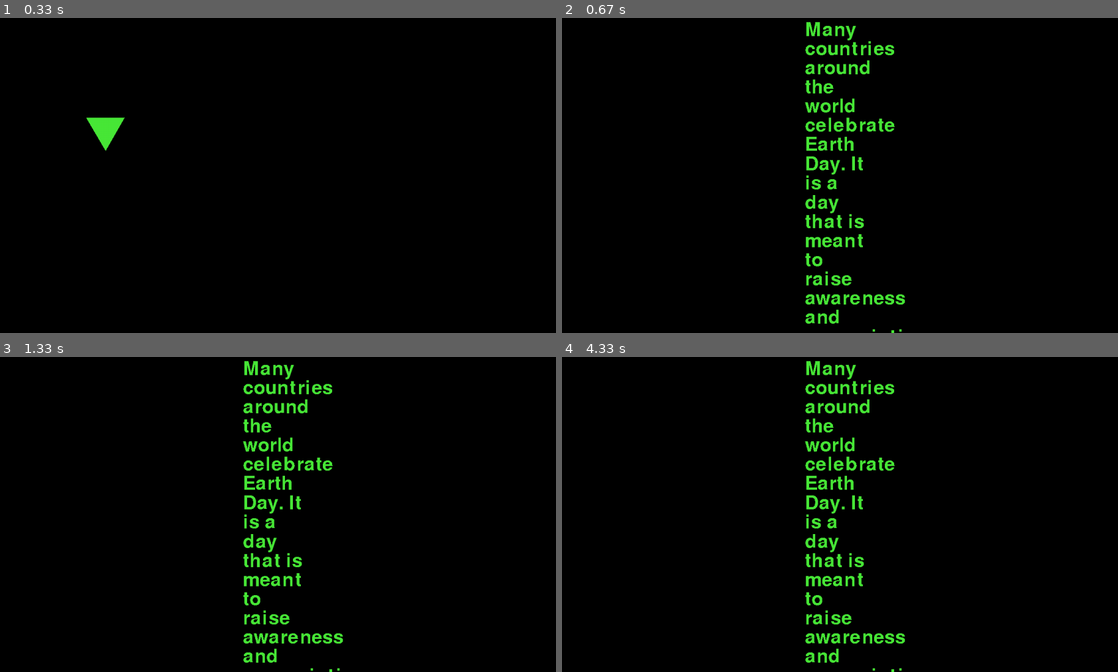
Above: before the commit, frames 1-4 (two rows, left to right).
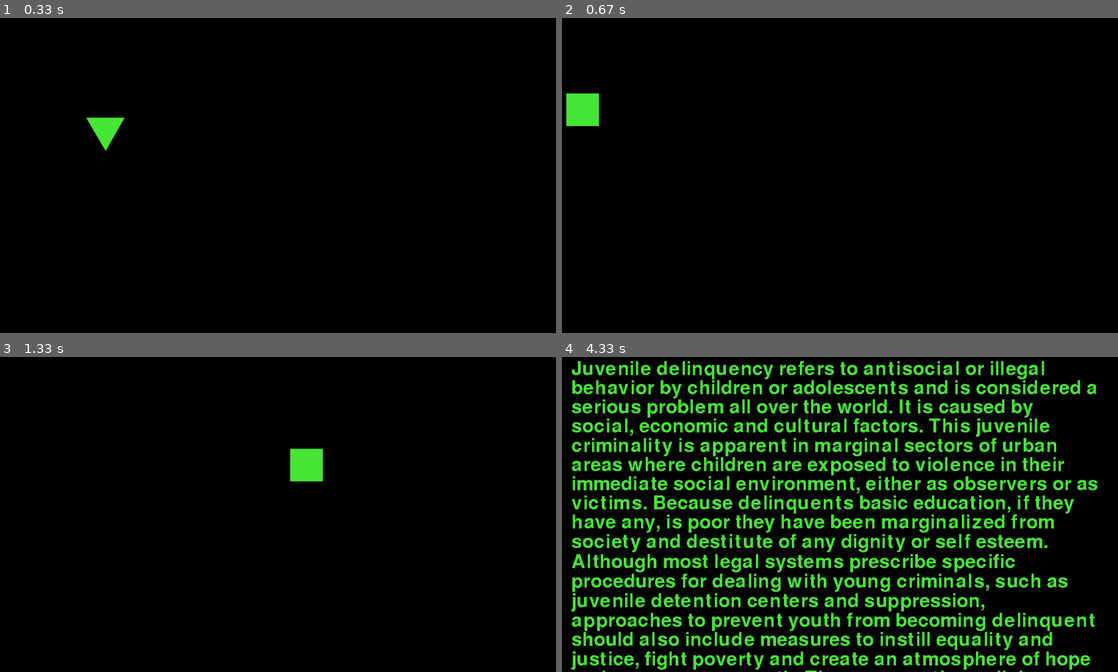
Above: after the commit, the same moments.

Repository: BaiYunpeng1949/Ada_text_amount
Game: pygame game, started from main.py
Two runs of this game, one before a commit and one after it. Both use one fixed random seed, a clock stepped at 60 frames per second and the inputs below.
Inputs:
- Up to frame 1 (0.33 s): no input
- Up to frame 2 (0.67 s): hold Up from 0.33 s (still down)
- Up to frame 3 (1.33 s): release Up at 0.8 s
- Up to frame 4 (4.33 s): hold Down 3.83-4.3 s

Frame 1 is identical in both runs. In frame 2, 4.1% of the frame differs, in the area x 0-62%, y 1-100%; in frame 3, 3.9%; in frame 4, 29%, in the area x 1-97%, y 1-100%.

Commit message:
Updated the introduction in README, and added the PRESENT_ALL mode, then tested the pilot mode. All good! The next step is conducting pilot studies! Special thanks to Zhou Chen.

Diff:
--- a/Ada_pygame_prototype.py
+++ b/Ada_pygame_prototype.py
@@ -4,10 +4,7 @@
 import pygame
 import numpy as np
 
-# TODO: find appropriate(interesting) reading materials that have comprehension questions. Found something here: https://www.myenglishpages.com/english/reading.php
-# TODO: the input texts' formats need to contain a space bar after every sentence. Change the code to recognize captal font in the future.
 # Avoid using string magic words. Declare global variables.
-
 # For prototypes.
 GAP_COUNT_TASK = "count task"
 GAP_MATH_TASK = "math task"
@@ -86,14 +83,20 @@
         self.texts = self.read_from_file()
         self.index_content_texts = 0
         self.texts_chunks = []
+
         self.marks = [",", ".", "!", "?", ";", ":", "'"]
         self.threshold_bottom_num_text_reserve_sentence = 3     # If the words are less than 3, then reserve this sentence.
         self.threshold_top_num_text_abandon_sentence = 5        # If the words are more than 5, then abandon this sentence.
-        self.log_actual_amounts_texts = []
-        self.log_time_elapsed_read_text_mode_manual = []           # Store participants' reading speed: how many time for a certain amount of words.
-        self.log_time_elapsed_read_text_mode_rsvp = []
+
         self.wps_dynamical_duration_text = 3    # Words per second for dynamically changing duration of text reading at different text chunks.
         self.offset_seconds_dynamical_duration_text = 2     # The unit is second.
+
+        self.num_lines_scrolled_press_keys_present_all = 3      # This variable determines the number of lines that will be scrolled up or down with a single key press.
+        self.num_scrolling_press_keys_present_all = 0    # This variable will record the current number of scrolling operations, positive numbers negative numbers mean scrolling up and down.
+
+        self.log_actual_amounts_texts = []
+        self.log_time_elapsed_read_text_mode_manual = []  # Store participants' reading speed: how many time for a certain amount of words.
+        self.log_time_elapsed_read_text_mode_rsvp = []
 
         # Parameters for subtask type 2: count task.
         self.timer_count_gap_task = 0
@@ -170,6 +173,18 @@
                             # Collect the time spent on the certain amount of text.
                             self.log_time_elapsed_read_text_mode_manual.append(self.timer_elapsed_read_text_mode_manual)
                             self.timer_elapsed_read_text_mode_manual = 0
+                    # On the present-all mode, use up and down keys to scroll the texts.
+                    elif event.key == pygame.K_UP or event.key == pygame.K_DOWN:
+                        if self.is_text_showing and self.mode_text_update is MODE_PRESENT_ALL:
+                            # Clear up to avoid occlusions.
+                            self.surface.fill(self.color_background)
+                            # Update the scrolling parameters, including how many lines are operated, scroll up or down.
+                            if event.key == pygame.K_UP:
+                                # Scrolling up.
+                                self.num_scrolling_press_keys_present_all += 1
+                            elif event.key == pygame.K_DOWN:
+                                # Scrolling down.
+                                self.num_scrolling_press_keys_present_all -= 1
 
             # Count the time elapsed.
             self.time_elapsed = self.clock.tick(self.fps)
@@ -181,16 +196,21 @@
                 # Display the texts and gap task.
                 if self.is_text_showing:
                     # Draw content.
-                    # Get the current texts.
-                    self.content_text_temp = self.texts_chunks[self.index_content_texts]
-                    # Adaptively arrange the duration of the text reading. The global variable duration_text is updated.
-                    self.duration_text = self.log_time_elapsed_read_text_mode_rsvp[self.index_content_texts]
-                    # Display texts.
+                    # In the RSVP mode. Get the current texts. display different chunks of texts.
+                    if (self.mode_text_update is MODE_RSVP) or (self.mode_text_update is MODE_MANUAL):
+                        self.content_text_temp = self.texts_chunks[self.index_content_texts]
+                        # Adaptively arrange the duration of the text reading. The global variable duration_text is updated.
+                        self.duration_text = self.log_time_elapsed_read_text_mode_rsvp[self.index_content_texts]
+                    # In the Present-all mode, display all texts once.
+                    elif self.mode_text_update is MODE_PRESENT_ALL:
+                        self.content_text_temp = self.texts
+
+                    # Display texts. No matter which mode.
                     self.image_text = self.font_text.render(self.content_text_temp, True, self.color_text)
                     self.render_texts_multiple_lines()  # Render text content word by word, line by line.
 
-                    # Update the status automatically if in the rsvp mode.
-                    if self.timer > self.duration_text and self.mode_text_update is MODE_RSVP:
+                    # Update the status automatically if in the rsvp mode or in the present-all mode.
+                    if self.timer > self.duration_text and (self.mode_text_update is MODE_RSVP or self.mode_text_update is MODE_PRESENT_ALL):
                         self.counter_attention_shifts += 1
                         self.is_text_showing = False
                         self.timer = 0
@@ -202,9 +222,8 @@
                         if self.index_content_texts == len(self.texts_chunks):
                             self.index_content_texts = 0
 
-                        # Update log file.
+                        # Update log file for the RSVP mode and present all mode.
                         self.log_time_elapsed_read_text_mode_rsvp.append(self.duration_text)
-
                     # Record the time spent on a certain amount of words in the manual mode.
                     elif self.mode_text_update is MODE_MANUAL:
                         self.timer_elapsed_read_text_mode_manual += self.time_elapsed
@@ -311,9 +330,16 @@
             self.log_time_elapsed_read_text_mode_rsvp.append(duration_text)
 
     def render_texts_multiple_lines(self):
-        words = self.content_text_temp.split(' ')[:-1]  # Exclude the last item, which is a string.
+        # To be reminded that the displayed texts are stored in self.content_text_temp.
+        words = self.content_text_temp.split(' ')
         space = self.font_text.size(' ')[0]
         x_text, y_text = self.pos_text
+
+        # Update the parameters (present-all mode) of scrolling up and down. If not in the present-all mode, the variable self.num_scrolling_press_keys_present_all will keep as 0. So no need to use a condition statements (if and else structure).
+        word_random_surface = self.font_text.render(words[0], 0, self.color_text)       # Choose the first word as the random word.
+        height_line_word_random = word_random_surface.get_size()[1]     # Get the height of a line from a random word.
+        offset_y_texts = height_line_word_random * self.num_scrolling_press_keys_present_all * self.num_lines_scrolled_press_keys_present_all
+
         # Render word by word.
         for word in words:
             word_surface = self.font_text.render(word, 0, self.color_text)
@@ -321,8 +347,8 @@
             if x_text + word_width >= self.max_width:
                 x_text = self.pos_text[0]  # Reset the x_text.
                 y_text += word_height
-
-            self.surface.blit(word_surface, (x_text, y_text))
+            # Horizontally lay up the words.
+            self.surface.blit(word_surface, (x_text, y_text + offset_y_texts))
             x_text += word_width + space
 
     def generate_subtask(self):
@@ -454,11 +480,8 @@
                 for i in range(len(self.texts_chunks)):
                     f.write("The " + str(i + 1) + " attention shift: " + "\n")
                     if self.mode_text_update is MODE_RSVP:
-                        # if i < len(self.log_time_elapsed_read_text_mode_rsvp):
                         f.write("Amount of texts in this chunk: " + str(self.log_actual_amounts_texts[i]) +
                                 "    Time spent: " + str(self.log_time_elapsed_read_text_mode_rsvp[i]) + " ms" + "\n")
-                        # else:
-                        #     f.write("Amount of texts in this chunk: " + str(self.log_actual_amounts_texts[i]) + "\n")
                     elif self.mode_text_update is MODE_MANUAL:
                         if i < len(self.log_time_elapsed_read_text_mode_manual):
                             f.write("Amount of texts in this chunk: " + str(self.log_actual_amounts_texts[i]) +
@@ -468,22 +491,25 @@
 
                         f.write("The average elapsed time is: " +
                                 str(np.mean(self.log_time_elapsed_read_text_mode_manual)) + " ms")
+                    elif self.mode_text_update is MODE_PRESENT_ALL:
+                        f.write("    Time spent: " + str(self.log_time_elapsed_read_text_mode_rsvp[i]) + " ms" + "\n")
 
 def run_prototype():
     # Run the prototype.
     pygame.init()
     runner_trial = Runner(participant_name="Bai Yunpeng",
                           experiment_time="28 June 2022",
-                          trial_information="trial0",
+                          trial_information="trial1",
                           duration_gap=500,
                           duration_text=5000,   # TODO: duration_text to duration_text lists.
-                          amount_text=30,
-                          source_text_path="Reading Materials/Earth day_144.txt",
+                          amount_text=35,
+                          source_text_path="Reading Materials/Education_403.txt",
                           task_type_gap=GAP_COUNT_TASK,
-                          mode_update=MODE_RSVP,
+                          mode_update=MODE_PRESENT_ALL,
                           condition_exp=CONDITION_POS_HOR,
                           color_background="black", color_text=(73, 232, 56),
-                          size_text=60, size_gap=64, pos_text=(550, 50), pos_gap=(0, 0))
+                          size_text=60, size_gap=64,
+                          pos_text=(50, 50), pos_gap=(0, 0))
     runner_trial.mainloop()
 
 
@@ -522,13 +548,13 @@
                           trial_information=condition,
                           duration_gap=duration_gap,
                           duration_text=5000,  # TODO: duration_text to duration_text lists.
-                          amount_text=25,
+                          amount_text=35,
                           source_text_path=source_text_path,
                           task_type_gap=GAP_COUNT_TASK,
                           mode_update=mode_update,
                           condition_exp=CONDITION_POS_HOR,
                           color_background="black", color_text=(73, 232, 56),
                           size_text=60, size_gap=64,
-                          pos_text=(550, 50), pos_gap=(0, 0))
+                          pos_text=(50, 50), pos_gap=(0, 0))
     # Run the pilot.
     runner_pilot.mainloop()
--- a/main.py
+++ b/main.py
@@ -2,9 +2,9 @@
 
 if __name__ == '__main__':
     # Self exploratory and identify factors.
-    Ada_pygame_prototype.run_prototype()
+    # Ada_pygame_prototype.run_prototype()
 
     # Do the pilot studies. Do not run this with prototype.
     Ada_pygame_prototype.run_pilots(name="Bai",
                                     time="28 June 2022",
-                                    condition=Ada_pygame_prototype.CONDITION6)
+                                    condition=Ada_pygame_prototype.CONDITION1)
Not shown, changed: README.md
